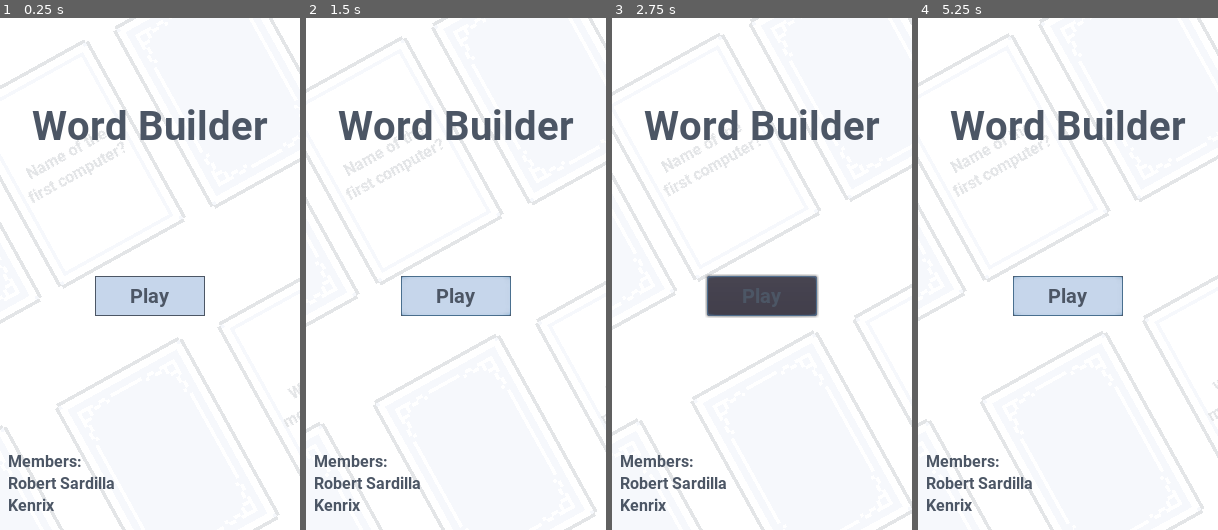
Above: before the commit, frames 1-4 (left to right).
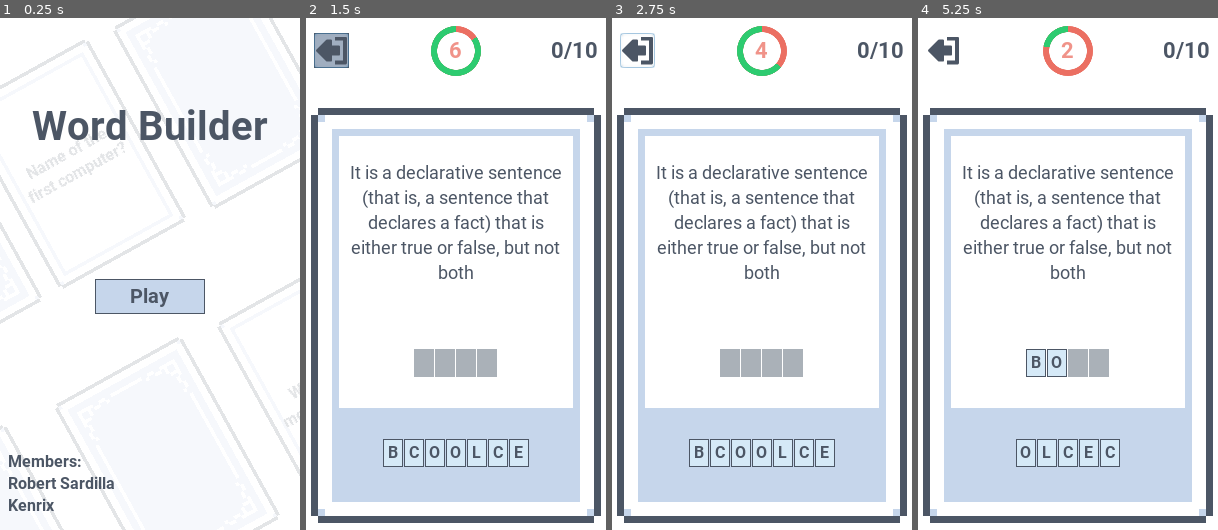
Above: after the commit, the same moments.

Repository: LoneDespair/comsci-card_game
Game: Godot game, scene res://src/main/main.tscn
Two runs of this game, one before a commit and one after it. Both use one fixed random seed, a clock stepped at 60 frames per second and the inputs below.
Inputs (mouse positions are in pixels of both pictures, inside the frame that each line leads up to):
- Up to frame 1 (0.25 s): no input
- Up to frame 2 (1.5 s): click "Play" at 0.5 s; click (333, 48) at 1.27 s
- Up to frame 3 (2.75 s): click (762, 294) at 2 s, where only the run before the commit has a clickable "Play"
- Up to frame 4 (5.25 s): click (1005, 453) at 2.75 s, where only the run after the commit has a clickable "B"; click (1014, 453) at 3.5 s, where only the run after the commit has a clickable "C"; click (1056, 361) at 4.25 s, where only the run after the commit has a clickable "C"; click (1014, 453) at 5 s, where only the run after the commit has a clickable "O"

The runs differ from the first frame. In frame 1, 0.5% of the frame differs, in the area x 31-69%, y 50-59%; in frame 2, 39%, in the area x 0-100%, y 0-100%; in frame 3, 39%; in frame 4, 38%.

Commit message:
misc adjustments

Diff:
--- a/src/card/card.tscn
+++ b/src/card/card.tscn
@@ -158,10 +158,10 @@
 unique_name_in_owner = true
 visible = false
 margin_left = 77.0
-margin_top = 32.0
+margin_top = 28.0
 margin_right = 157.0
-margin_bottom = 57.0
-rect_min_size = Vector2( 80, 0 )
+margin_bottom = 61.0
+rect_min_size = Vector2( 80, 33 )
 size_flags_horizontal = 4
 size_flags_vertical = 6
 custom_colors/font_color = Color( 0.301961, 0.341176, 0.4, 1 )
--- a/src/main/default_theme.tres
+++ b/src/main/default_theme.tres
@@ -14,6 +14,14 @@
 content_margin_bottom = 24.0
 texture = ExtResource( 3 )
 region_rect = Rect2( 0, 0, 42, 60 )
+
+[sub_resource type="StyleBoxFlat" id=16]
+bg_color = Color( 0.631373, 0.686275, 0.756863, 1 )
+border_width_left = 1
+border_width_top = 1
+border_width_right = 1
+border_width_bottom = 1
+border_color = Color( 0.301961, 0.341176, 0.4, 1 )
 
 [sub_resource type="StyleBoxFlat" id=15]
 bg_color = Color( 0.117647, 0.517647, 0.286275, 1 )
@@ -75,7 +83,9 @@
 Button/colors/font_color_focus = Color( 0.301961, 0.341176, 0.4, 1 )
 Button/colors/font_color_hover = Color( 0.301961, 0.341176, 0.4, 1 )
 Button/colors/font_color_pressed = Color( 0.301961, 0.341176, 0.4, 1 )
+Button/styles/hover = SubResource( 16 )
 Button/styles/normal = ExtResource( 6 )
+Button/styles/pressed = SubResource( 16 )
 CorrectLetter/base_type = "Button"
 CorrectLetter/styles/disabled = SubResource( 15 )
 FrontCard/base_type = "PanelContainer"
--- a/src/main/main.tscn
+++ b/src/main/main.tscn
@@ -80,25 +80,6 @@
 
 [node name="main" type="Node"]
 
-[node name="ui" type="Control" parent="."]
-visible = false
-anchor_right = 1.0
-anchor_bottom = 1.0
-
-[node name="buttons" type="VBoxContainer" parent="ui"]
-visible = false
-anchor_right = 1.0
-anchor_bottom = 1.0
-alignment = 1
-
-[node name="play" type="Button" parent="ui/buttons"]
-unique_name_in_owner = true
-margin_top = 236.0
-margin_right = 300.0
-margin_bottom = 276.0
-rect_min_size = Vector2( 0, 40 )
-text = "Play"
-
 [node name="menu" type="Control" parent="."]
 anchor_right = 1.0
 anchor_bottom = 1.0
@@ -114,7 +95,7 @@
 margin_bottom = 20.0
 
 [node name="background" type="Node2D" parent="menu/background"]
-position = Vector2( -34.9275, 18.7605 )
+position = Vector2( -14.7953, -2.57683 )
 
 [node name="CardBack" type="Sprite" parent="menu/background/background"]
 position = Vector2( -201.621, -9.61887 )
@@ -199,6 +180,8 @@
 [node name="ColorRect" type="ColorRect" parent="menu"]
 anchor_right = 1.0
 anchor_bottom = 1.0
+margin_right = 300.0
+margin_bottom = 512.0
 color = Color( 1, 1, 1, 0.847059 )
 
 [node name="MarginContainer" type="MarginContainer" parent="menu"]
@@ -235,11 +218,12 @@
 margin_bottom = 195.0
 
 [node name="play" type="Button" parent="menu/MarginContainer/VBoxContainer"]
+unique_name_in_owner = true
 margin_left = 87.0
-margin_top = 250.0
+margin_top = 253.0
 margin_right = 197.0
-margin_bottom = 290.0
-rect_min_size = Vector2( 110, 40 )
+margin_bottom = 288.0
+rect_min_size = Vector2( 110, 35 )
 size_flags_horizontal = 4
 size_flags_vertical = 6
 custom_fonts/font = SubResource( 4 )
@@ -265,4 +249,5 @@
 
 [node name="AudioStreamPlayer" type="AudioStreamPlayer" parent="."]
 stream = ExtResource( 5 )
+volume_db = -14.53
 autoplay = true
--- a/src/main/scenes.gd
+++ b/src/main/scenes.gd
@@ -2,9 +2,8 @@
 
 const PLAY := preload("res://src/play/play.tscn")
 
-#onready var
+onready var menu := $"../menu"
 onready var play_button := $"%play"
-onready var ui := $"../ui"
 
 
 func _ready() -> void:
@@ -12,5 +11,5 @@
 
 
 func play() -> void:
-	ui.hide()
+	menu.hide()
 	get_parent().add_child(PLAY.instance())
--- a/src/play/play.tscn
+++ b/src/play/play.tscn
@@ -150,7 +150,7 @@
 
 [node name="fire" type="Particles2D" parent="content/Control"]
 unique_name_in_owner = true
-position = Vector2( 154, 192 )
+position = Vector2( 148, 133 )
 emitting = false
 amount = 350
 lifetime = 0.7
Not shown: 1 places in src/main/default_theme.tres that only renumber resources
